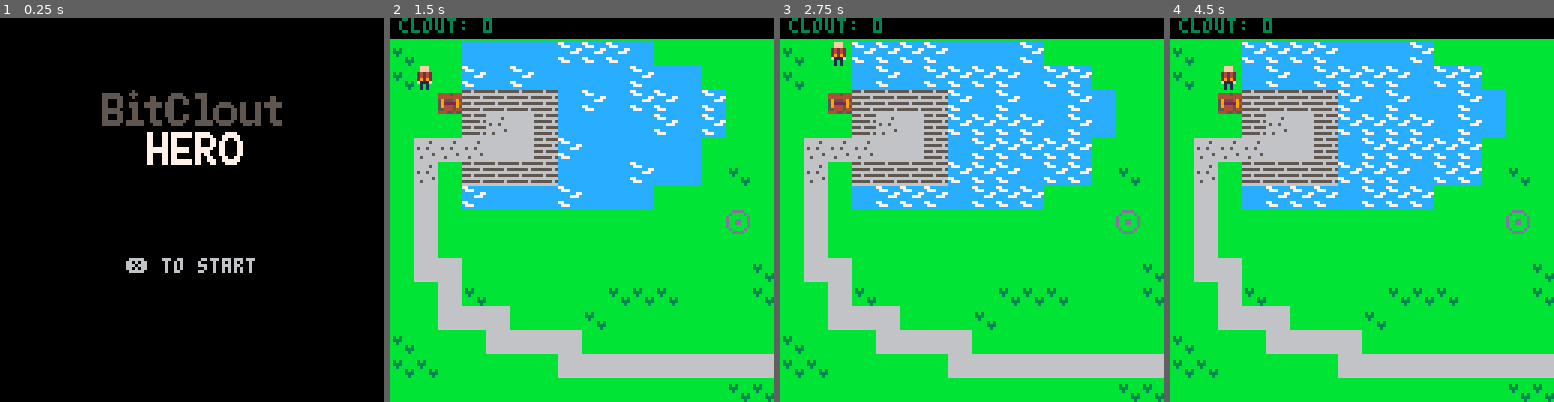
Above: before the commit, frames 1-4 (left to right).
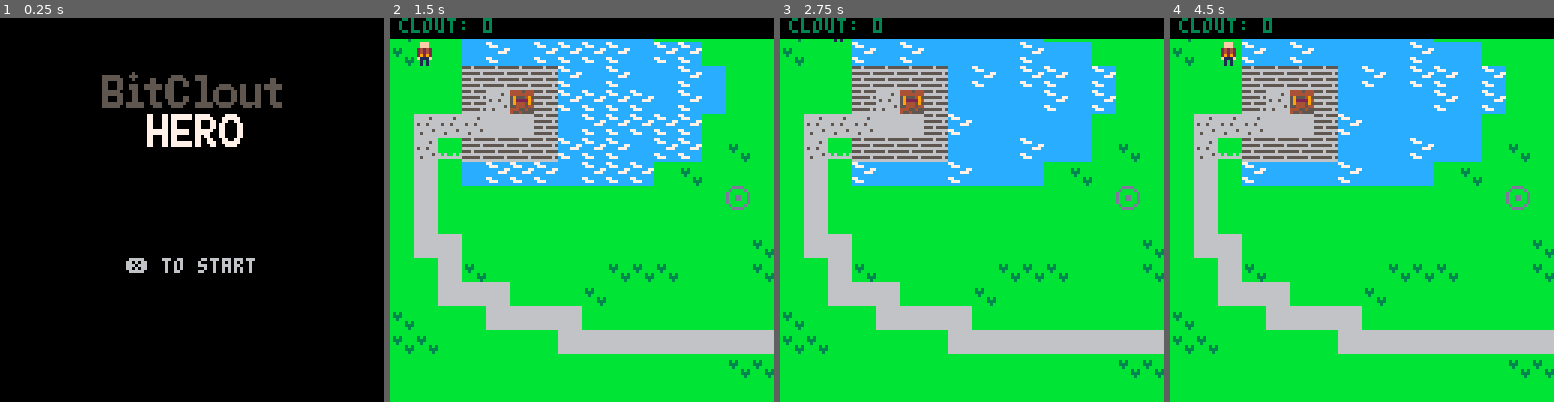
Above: after the commit, the same moments.

Repository: thoughtlesslabs/bitclouthero
Game: PICO-8 cartridge bitclout.p8
Same seed, same stepped clock (60 frames per second), same inputs: the game is played once before the commit and once after it.
Inputs:
- Up to frame 1 (0.25 s): no input
- Up to frame 2 (1.5 s): tap X (X key) at 0.33, 1.07 s
- Up to frame 3 (2.75 s): hold Right 1.6-2.1 s; tap X (X key) at 1.85 s; hold Up 2.15-2.42 s; hold Right from 2.47 s (still down)
- Up to frame 4 (4.5 s): tap X (X key) at 2.97, 4.08 s; release Right at 3.03 s; hold Left 3.08-3.58 s; hold Down 3.63-3.97 s; hold Right from 4.02 s (still down)

The runs differ from the first frame. In frame 1, 4.1% of the frame differs, in the area x 26-74%, y 14-39%; in frame 2, 27%, in the area x 0-100%, y 5-100%; in frame 3, 27%; in frame 4, 27%.

Commit message:
Working on adding in traps

Diff:
--- a/bitclout.p8
+++ b/bitclout.p8
@@ -9,7 +9,7 @@
 	map_setup()
 	make_player()
 
-	logo_y = -10
+	logo_y = -30
 	logo_dy = 42
 	wait = 3
 end
@@ -25,8 +25,10 @@
 	waves = {35}
 	clout = {6}
 	cloutopen = {7}
+	traps = {38}
+	trapclosed = {39}
 	win = {22}
-	lose = {23}
+	lose = {39}
 end
 
 function make_player()
@@ -85,9 +87,13 @@
 	sfx(1)
 end
 
+function trapped(x,y)
+	swap_tile(x,y)
+end
+
 function display()
 	disx = mapx*8
-	disy = mapy*8-8
+	disy = mapy*8
 
 	rectfill(disx,disy,disx+128,disy+6,0)
 	print("clout: "..p.clout,disx+3,disy,3)
@@ -132,11 +138,16 @@
 end
 
 function updatemenu()
-	logoanimation()
-	if wait <= 0 or btnp(5) then
-		menu = false
-		game=true
-		wait = 0
+
+	if not logoanimation() then
+		logoanimation()
+		wait -=1
+
+		if wait <= 0 and btnp(5) then
+			menu = false
+			game=true
+			wait = 0
+		end
 	end
 end
 
@@ -172,10 +183,12 @@
 
 
 function interact(x,y)
-	if is_tile(clout,x,y) then
+	if is_tile(win,x,y) then
+		check_win()
+	elseif is_tile(clout,x,y) then
 		get_clout(x,y)
-	elseif is_tile(win,x,y) then
-		check_win()
+	elseif is_tile(traps,x,y) then
+		trapped(x,y)
 	end
 end
 
@@ -227,7 +240,7 @@
  mapx = flr(p.x/16)*16
  mapy = flr(p.y/16)*16
 
- camera(mapx*8,mapy*8-8)
+ camera(mapx*8,mapy*8)
 	map(0,0,0,0,128,64)
 end
 
@@ -241,14 +254,14 @@
 -- 2. add in gameplay
 -- 3. highscore
 __gfx__
-0000000770000000bbbbbbbbbbbbbbbb000000000000000000000000a444444a0000000000fff000000ff000000ff00000000000000000000000000000000000
-0000077007700000bbbbbbbbbbbbbbbb0000000000000000444454445a5454a40000000000fff000000ff000000ff00000000000000000000000000000000000
-0007700000077000bbbbbbbbb3b3bbbb00000000000000004444444449aa4a940000000002424200000240000022400000000000000000000000000000000000
-0770000000000770bbbbbbbbb333bbbb000000000000000059555495a9aaaa9a000000000242420000224f000022400000000000000000000000000000000000
-7700000000000077bbbbbbbbbb3bbbbb000000000000000059222294aaaaaaaa00000000029292000f029000002f900000000000000000000000000000000000
-0777000000007770bbbbbbbbbbbbb3b300000000000000005944459544aaaa55000000000f111f00000110000011100000000000000000000000000000000000
-0700770000770070bbbbbbbbbbbbb3330000000000000000554445445a4a45a40000000000101000000110000110100000000000000000000000000000000000
-0070007777000700bbbbbbbbbbbbbb3b000000000000000044455455a44a545a0000000000101000000111000100110000000000000000000000000000000000
+0000000770000000bbbbbbbbbbbbbbbb000000000000000044445444a444444a0000000000fff000000ff000000ff00000000000000000000000000000000000
+0000077007700000bbbbbbbbbbbbbbbb0000000000000000444444445a5454a40000000000fff000000ff000000ff00000000000000000000000000000000000
+0007700000077000bbbbbbbbb3b3bbbb00000000000000005955549549aa4a940000000002424200000240000022400000000000000000000000000000000000
+0770000000000770bbbbbbbbb333bbbb000000000000000059222294a9aaaa9a000000000242420000224f000022400000000000000000000000000000000000
+7700000000000077bbbbbbbbbb3bbbbb000000000000000059444595aaaaaaaa00000000029292000f029000002f900000000000000000000000000000000000
+0777000000007770bbbbbbbbbbbbb3b300000000000000005544454444aaaa55000000000f111f00000110000011100000000000000000000000000000000000
+0700770000770070bbbbbbbbbbbbb3330000000000000000444554555a4a45a40000000000101000000110000110100000000000000000000000000000000000
+0070007777000700bbbbbbbbbbbbbb3b000000000000000045545555a44a545a0000000000101000000111000100110000000000000000000000000000000000
 00070000000070005556555566666666666666660000000000dddd00000000000000000000000000000000000000000000000000000000000000000000000000
 0000700000007000666666666666666666666566000000000d0000d0000000000000000000000000000000000000000000000000000000000000000000000000
 000070000007000055555565666666666666666600000000d000000d000000000000000000000000000000000000000000000000000000000000000000000000
@@ -259,11 +272,11 @@
 07770000700070706666666666666666666666660000000000dddd00000000000000000000000000000000000000000000000000000000000000000000000000
 0070777000770070cccccccc77cccccc000000000000000000000000000000000000000000000000000000000000000000000000000000000000000000000000
 0007000777000700ccccccccc777cccc000000000000000000000000000000000000000000000000000000000000000000000000000000000000000000000000
-0000700000007000cccccccccccccc77000000000000000000000000000000000000000000000000000000000000000000000000000000000000000000000000
-0000700000007000cccccccccccc777c000000000000000000000000000000000000000000000000000000000000000000000000000000000000000000000000
-0000070000070000cccccccccccccccc000000000000000000000000000000000000000000000000000000000000000000000000000000000000000000000000
-0000007000700000cccccccc77cccccc000000000000000000000000000000000000000000000000000000000000000000000000000000000000000000000000
-0000000700700000ccccccccc777cccc000000000000000000000000000000000000000000000000000000000000000000000000000000000000000000000000
+0000700000007000cccccccccccccc77000000000000000000000000000660000000000000000000000000000000000000000000000000000000000000000000
+0000700000007000cccccccccccc777c000000000000000000000000000660000000000000000000000000000000000000000000000000000000000000000000
+0000070000070000cccccccccccccccc000000000000000000000000000660000000000000000000000000000000000000000000000000000000000000000000
+0000007000700000cccccccc77cccccc000000000000000060600606060660600000000000000000000000000000000000000000000000000000000000000000
+0000000700700000ccccccccc777cccc000000000000000066666666066666600000000000000000000000000000000000000000000000000000000000000000
 0000000077000000cccccccccccccccc000000000000000000000000000000000000000000000000000000000000000000000000000000000000000000000000
 00000000000000000000000000000000000000000000000000000000000000000000000000000000000000000000000000000000000000000000000000000000
 00000000000000000000000000000000000000000000000000000000000000000000000000000000000000000000000000000000000000000000000000000000
@@ -431,11 +444,11 @@
 __map__
 0302022222222223232322020202020202020202020202020202020202020202000000000000000000000000000000000000000000000000000000000000000000000000000000000000000000000000000000000000000000000000000000000000000000000000000000000000000000000000000000000000000000000000
 0302022322232222222223222202020202020202020202020202020202020202000000000000000000000000000000000000000000000000000000000000000000000000000000000000000000000000000000000000000000000000000000000000000000000000000000000000000000000000000000000000000000000000
-0202061212121222232223232223020202020202020202020302020202020202000000000000000000000000000000000000000000000000000000000000000000000000000000000000000000000000000000000000000000000000000000000000000000000000000000000000000000000000000000000000000000000000
-0202021214131222222222232223020203020202020302020202020202020202000000000000000000000000000000000000000000000000000000000000000000000000000000000000000000000000000000000000000000000000000000000000000000000000000000000000000000000000000000000000000000000000
+0202021212121222232223232223020202020202020202020302020202020202000000000000000000000000000000000000000000000000000000000000000000000000000000000000000000000000000000000000000000000000000000000000000000000000000000000000000000000000000000000000000000000000
+0202021214061222222222232223020203020202020302020202020202020202000000000000000000000000000000000000000000000000000000000000000000000000000000000000000000000000000000000000000000000000000000000000000000000000000000000000000000000000000000000000000000000000
 0214141413131223222222222202020202020202020303030303030202020202000000000000000000000000000000000000000000000000000000000000000000000000000000000000000000000000000000000000000000000000000000000000000000000000000000000000000000000000000000000000000000000000
-0214021212121222222223222202030202030303030203030302030202020202000000000000000000000000000000000000000000000000000000000000000000000000000000000000000000000000000000000000000000000000000000000000000000000000000000000000000000000000000000000000000000000000
-0213022322222223222222020202020202030202030303030303030202020202000000000000000000000000000000000000000000000000000000000000000000000000000000000000000000000000000000000000000000000000000000000000000000000000000000000000000000000000000000000000000000000000
+0214261212121222222223222202030202030303030203030302030202020202000000000000000000000000000000000000000000000000000000000000000000000000000000000000000000000000000000000000000000000000000000000000000000000000000000000000000000000000000000000000000000000000
+0213022322222223222222020302020202030202030303030303030202020202000000000000000000000000000000000000000000000000000000000000000000000000000000000000000000000000000000000000000000000000000000000000000000000000000000000000000000000000000000000000000000000000
 0213020202020202020202020202160202020202030203030303030302020202000000000000000000000000000000000000000000000000000000000000000000000000000000000000000000000000000000000000000000000000000000000000000000000000000000000000000000000000000000000000000000000000
 0213020202020202020202020202020202020202020303020203030202020202000000000000000000000000000000000000000000000000000000000000000000000000000000000000000000000000000000000000000000000000000000000000000000000000000000000000000000000000000000000000000000000000
 0213130202020202020202020202020302020203020202030302020202020202000000000000000000000000000000000000000000000000000000000000000000000000000000000000000000000000000000000000000000000000000000000000000000000000000000000000000000000000000000000000000000000000
